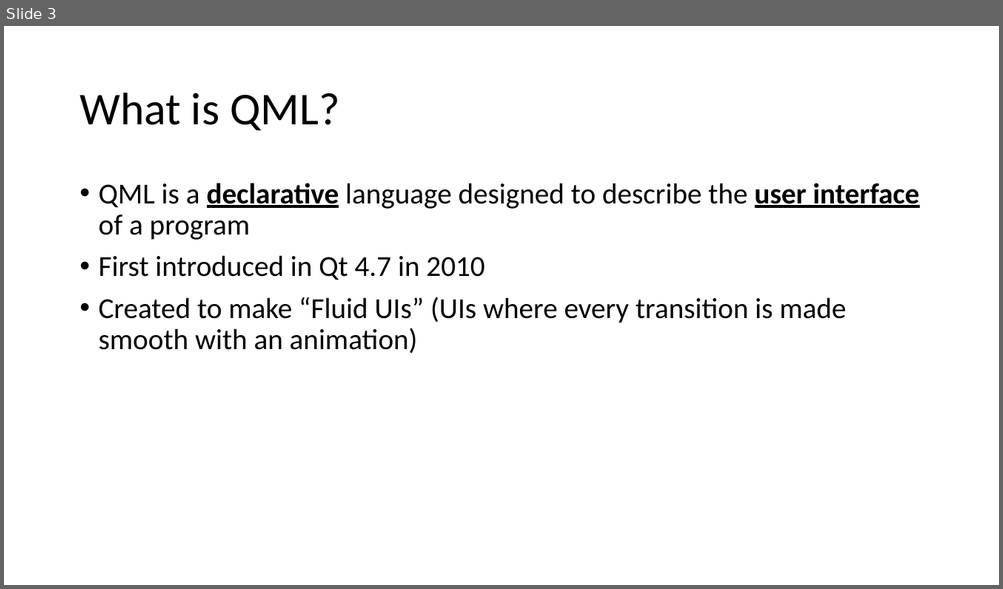
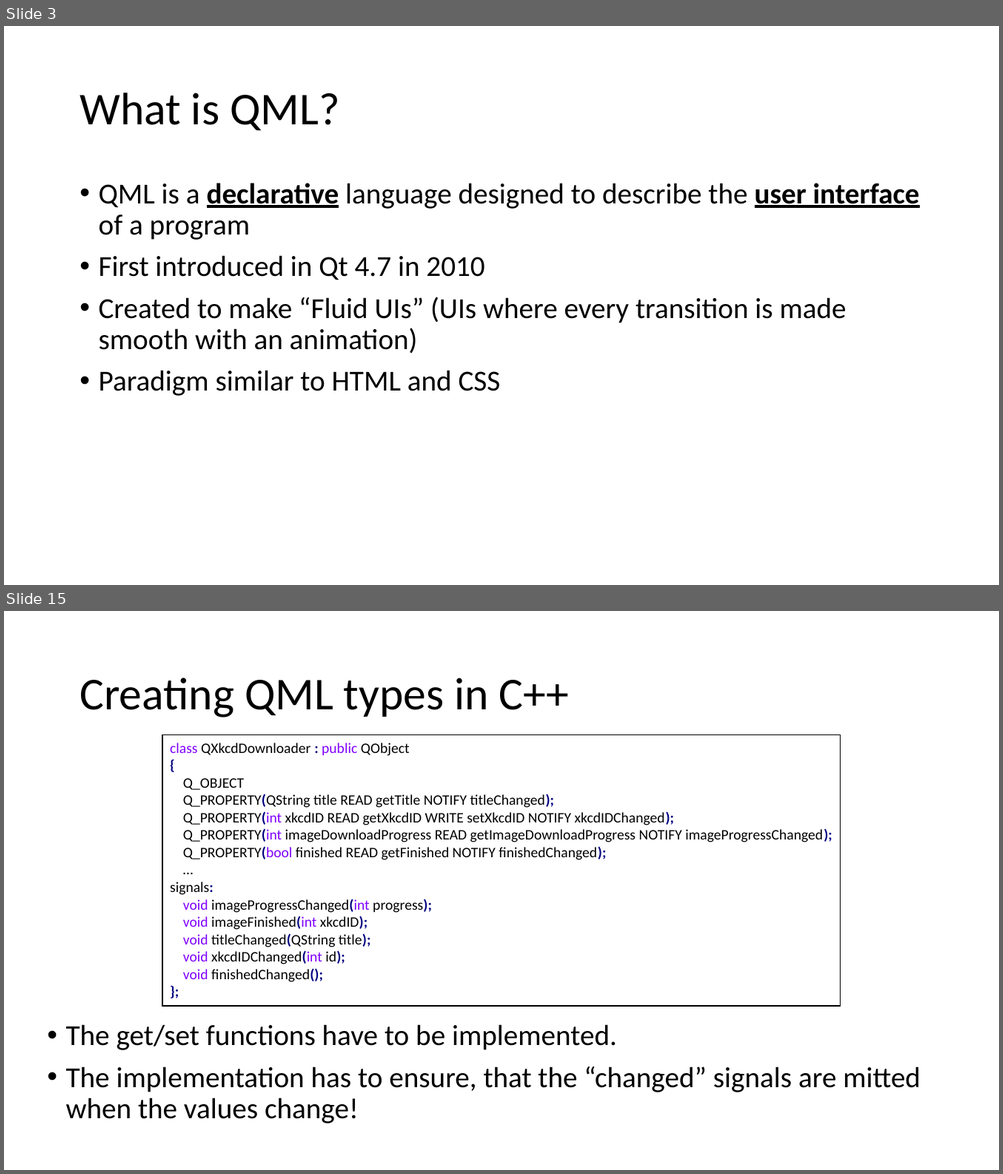
Before and after one commit to RudolfVonKrugstein/qml-presentation, a slide deck: Praesentation.pptx. Shown one above the other, each under a label of ours: slide 3 before the commit, slides 3 and 15 after it; the slides between them are not shown. The pictures are 1003x589 and 1003x1174 pixels, drawn with LibreOffice and Linux fonts; fonts in the diff are those of the drawing. Boxes give left, top, right and bottom in pixels: in the first picture for what was removed or moved away, otherwise in the second. Text is boxed around its words. In the diff, an @@ line names an element or a change of style, - is before the commit and + after.

```diff
--- a/Praesentation.pptx
+++ b/Praesentation.pptx
@@ slide 15 added at <box>4,611,999,1170</box>, background #FFFFFF @@
@@ title added at <box>79,678,569,718</box>, 44 pt, text #000000 @@
+Creating QML types in C++
@@ rectangle added at <box>162,735,839,1006</box>, fill #FFFFFF, outline #000000 1 pt, 14 pt, text #000000 @@
+class QXkcdDownloader : public QObject
+{
+Q_OBJECT
+Q_PROPERTY(QString title READ getTitle NOTIFY titleChanged);
+Q_PROPERTY(int xkcdID READ getXkcdID WRITE setXkcdID NOTIFY xkcdIDChanged);
+Q_PROPERTY(int imageDownloadProgress READ getImageDownloadProgress NOTIFY imageProgressChanged);
+Q_PROPERTY(bool finished READ getFinished NOTIFY finishedChanged);
+…
+signals:
+void imageProgressChanged(int progress);
+void imageFinished(int xkcdID);
+void titleChanged(QString title);
+void xkcdIDChanged(int id);
+void finishedChanged();
+};
@@ text added at <box>66,1025,920,1124</box>, 28 pt, text #000000 @@
+• The get/set functions have to be implemented.
+• The implementation has to ensure, that the “changed” signals are mitted when the values change!
@@ slide 3 changed as well @@
@@ text at <box>99,370,501,396</box>: paragraph added @@
+• Paradigm similar to HTML and CSS
```
Also in this commit, not shown: 2 other slides changed, 13 other slides added.
